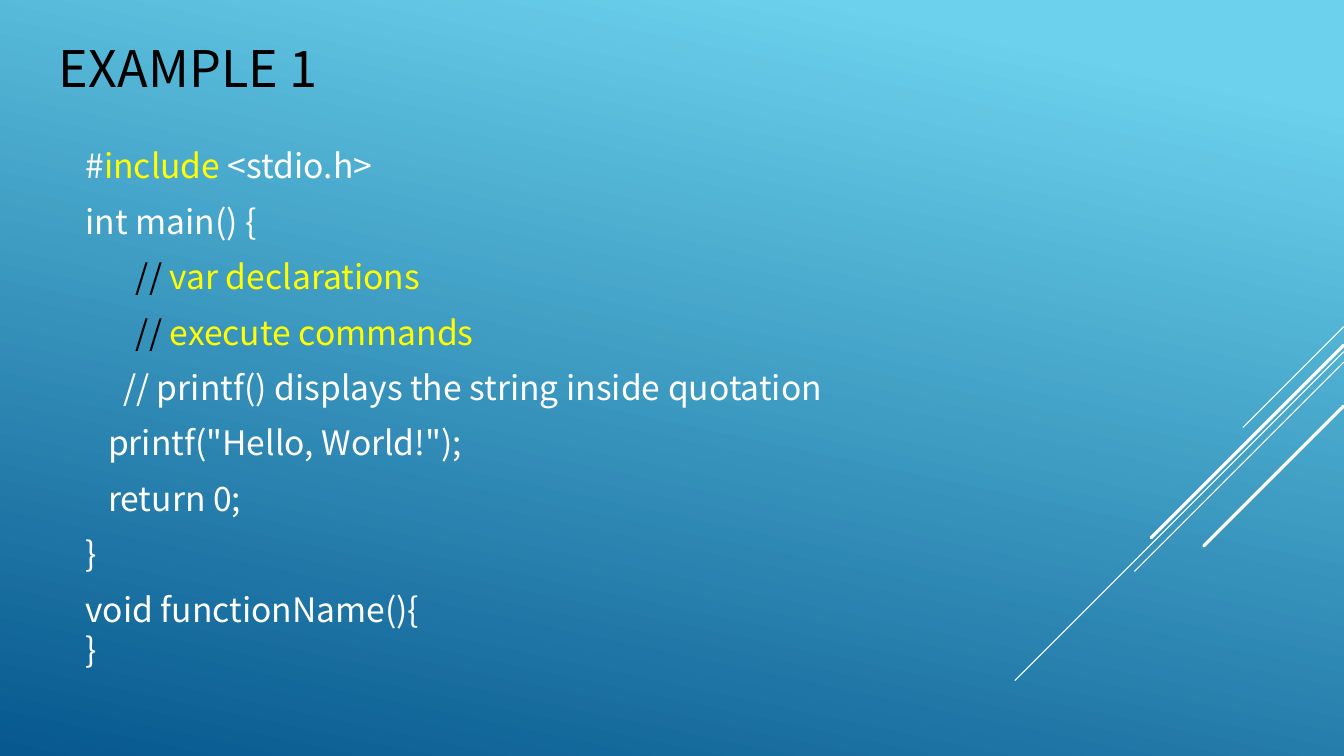
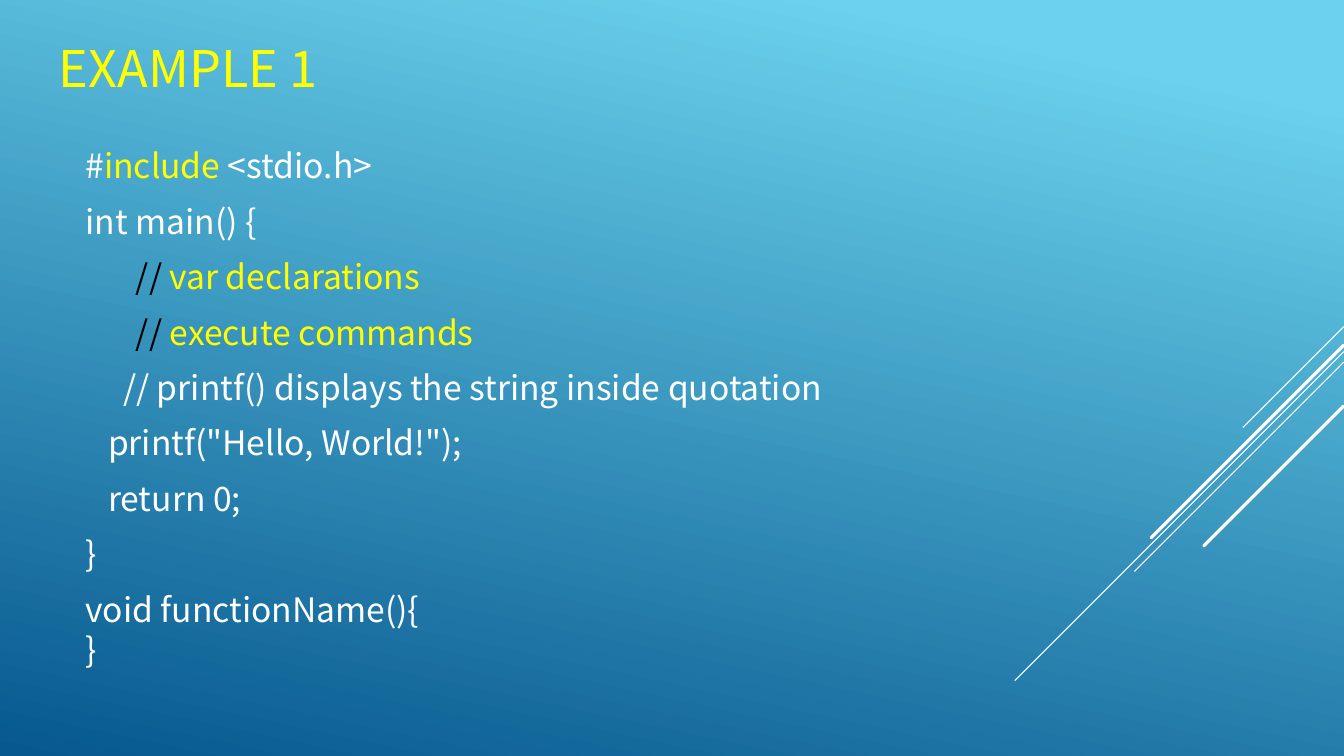
Before and after one commit to yckoincgu/C_Programming, a slide deck: slide 16 of 0910/C01_introduction.odp. Drawn at 1344x756 pixels with LibreOffice and Linux fonts; fonts in the diff are those of the drawing. Boxes give left, top, right and bottom in pixels: in the first picture for what was removed or moved away, otherwise in the second. Text is boxed around its words. In the diff, an @@ line names an element or a change of style, - is before the commit and + after.

```diff
--- a/0910/C01_introduction.odp
+++ b/0910/C01_introduction.odp
@@ title "EXAMPLE 1" at bbox=[59, 50, 317, 87]: text colour #000000 to #FFFF00 @@
```
Also in this commit, not shown: 3 other slides changed, 1 other file.
